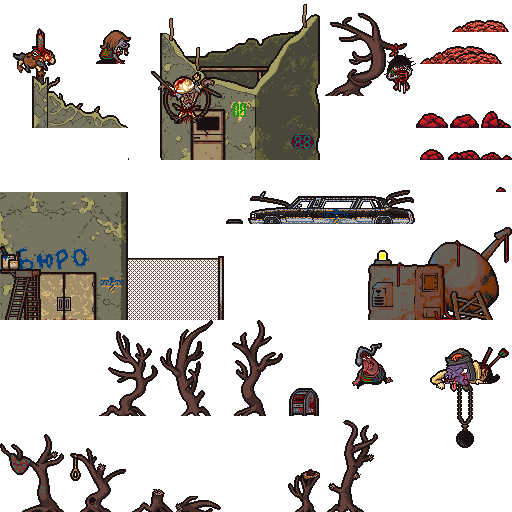
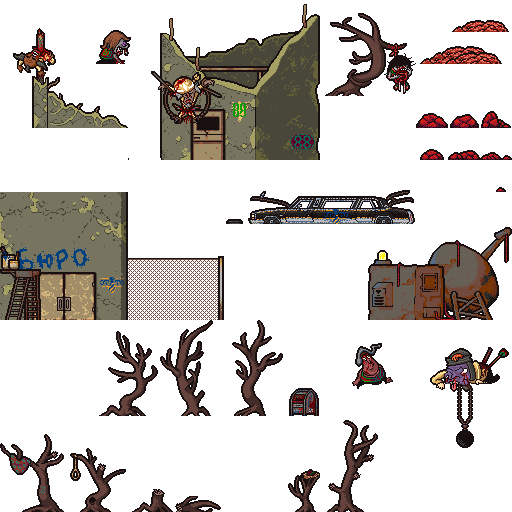
Revision of a layered 512x512 image; what changed, layer by layer:
renamed "Layer 4" to "ПЕРЕВОД ЗБ", painted on it over [231, 102, 250, 109]
removed layer "Layer 6" over [231, 102, 248, 109]
renamed "Layer 2" to "Стена", painted on it over [231, 102, 248, 109]
